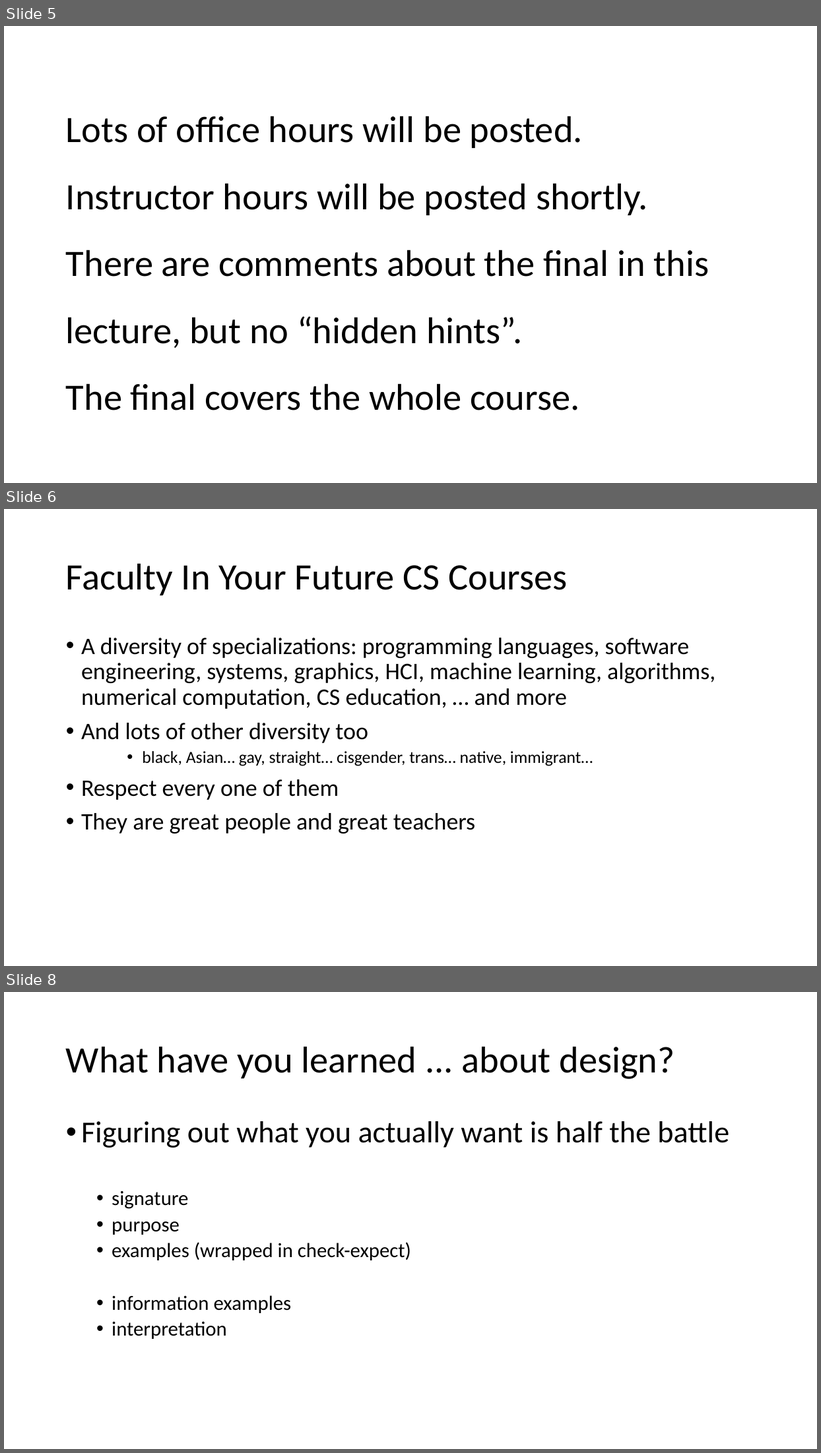
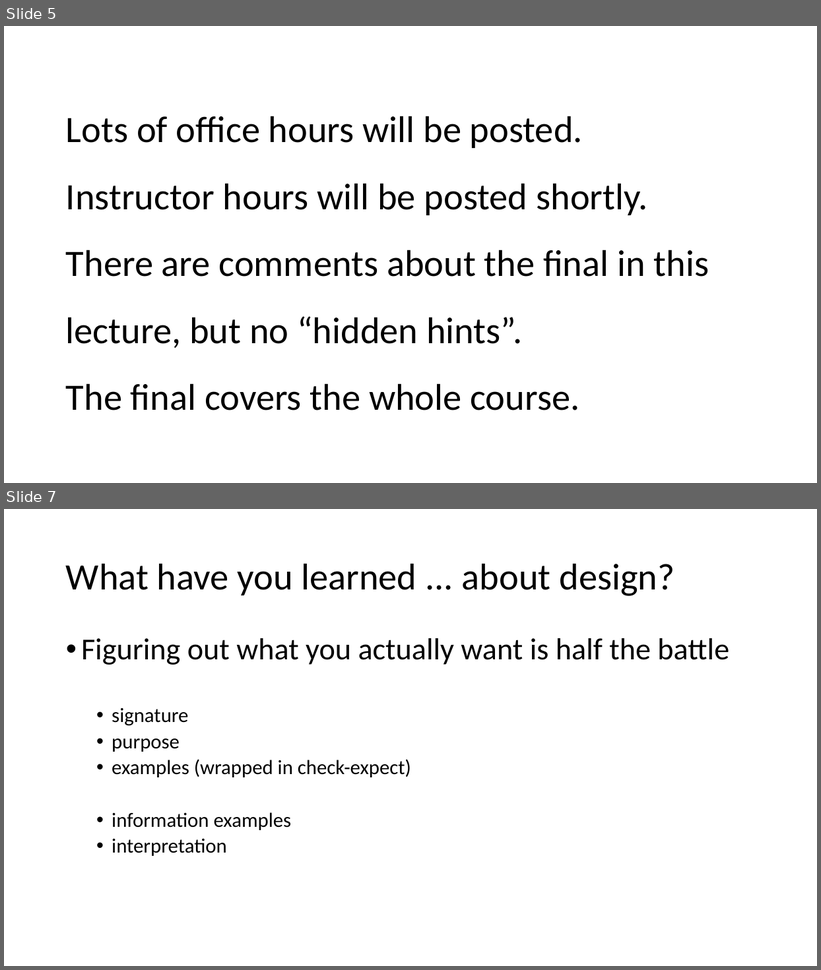
Before and after one commit to GregorKiczales/spd-materials, a slide deck: instructor/l23/lec23-wrap.pptx. Shown one above the other, each under a label of ours: slides 5, 6 and 8 before the commit, slides 5 and 7 after it; the slides between them are not shown. The pictures are 821x1453 and 821x970 pixels, drawn with LibreOffice and Linux fonts; fonts in the diff are those of the drawing. Boxes give left, top, right and bottom in pixels: in the first picture for what was removed or moved away, otherwise in the second. Text is boxed around its words. In the diff, an @@ line names an element or a change of style, - is before the commit and + after.

```diff
--- a/instructor/l23/lec23-wrap.pptx
+++ b/instructor/l23/lec23-wrap.pptx
@@ slide 6 removed at [4,509,817,966], background #FFFFFF @@
@@ title removed at [66,563,567,595] @@
-Faculty In Your Future CS Courses
@@ text removed at [81,638,715,834] @@
-• A diversity of specializations: programming languages, software engineering, systems, graphics, HCI, machine learning, algorithms, numerical computation, CS education, … and more
-• And lots of other diversity too
-    • black, Asian… gay, straight… cisgender, trans… native, immigrant…
-• Respect every one of them
-• They are great people and great teachers
@@ what was slide 8 is now slide 7 @@
```
Also in this commit, not shown: 2 slides changed, 6 slides added, 3 other slides removed, 14 other files.
